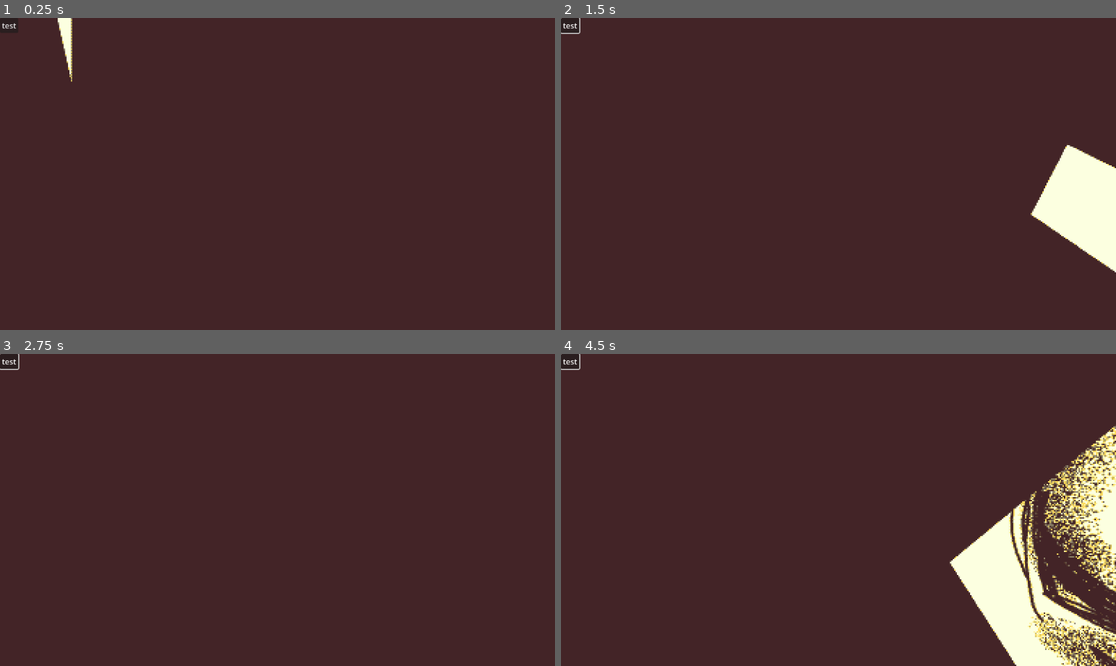
Above: before the commit, frames 1-4 (two rows, left to right).
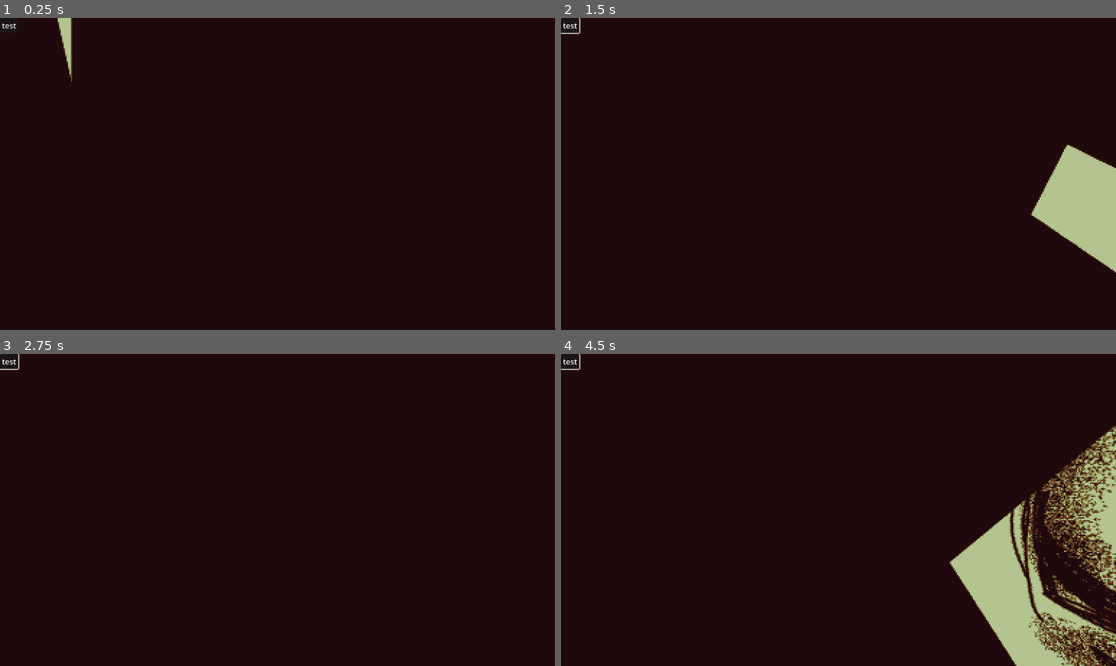
Above: after the commit, the same moments.

Repository: ajud123/screamroulettegame
Game: Godot game, scene res://node_3d.tscn
The game is run twice, just before and just after one commit, with the same random seed, the same clock (stepped at 60 frames per second) and the same inputs.
Inputs (mouse positions are in pixels of both pictures, inside the frame that each line leads up to):
- Up to frame 1 (0.25 s): no input
- Up to frame 2 (1.5 s): click "test" at 0.5 s; tap Enter (ui_accept) at 1.25 s; move the mouse to (866, 174) at 1.27 s; hold W (fwd) from 1.28 s (still down); tap D (r) at 1.35 s
- Up to frame 3 (2.75 s): keep holding W (fwd); tap Enter (ui_accept) at 1.52, 2.27 s; move the mouse to (249, 510) at 2.02 s; tap S (bck) at 2.1 s; tap D (r) at 2.3 s
- Up to frame 4 (4.5 s): keep holding W (fwd); tap Enter (ui_accept) at 2.75, 3.5, 3.77, 4.25 s; move the mouse to (849, 503) at 2.77 s; tap A (l) at 2.85 s; tap D (r) at 3.05, 3.6, 4.35 s; move the mouse to (832, 516) at 3.52 s; move the mouse to (877, 513) at 4.27 s

The runs differ from the first frame. In frame 1, 100% of the frame differs, in the area x 0-100%, y 0-100%; in frame 2, 100%; in frame 3, 100%; in frame 4, 100%.

Commit message:
change colour palette

Diff:
--- a/node_3d.tscn
+++ b/node_3d.tscn
@@ -72,7 +72,7 @@
 material = SubResource("ShaderMaterial_jhvt7")
 size = Vector2(1, 2)
 
-[node name="Node3D" type="Node3D"]
+[node name="d" type="Node3D"]
 
 [node name="Control2" type="Control" parent="."]
 layout_mode = 3
@@ -190,16 +190,15 @@
 size = Vector2(1.39, 3.055)
 
 [node name="greg" type="MeshInstance3D" parent="Control2/SubViewportContainer/SubViewport"]
-transform = Transform3D(1, -5.97015e-05, 0.000247517, 0, 0.972122, 0.234477, -0.000254615, -0.234477, 0.972122, 0, 67.7554, 273.429)
+transform = Transform3D(1, -5.97014e-05, 0.000247517, 0, 0.972122, 0.234477, -0.000254615, -0.234477, 0.972122, 0, 67.7554, 273.429)
 mesh = SubResource("QuadMesh_q7f3l")
 script = ExtResource("7_v3tcd")
-offset = Vector3(0.0700753, 66.3836, 275.22)
+offset = Vector3(0.0700753, 66.3836, 275.221)
 damageMult = 5
 gregDimensions = Vector2(533, 413)
 changeThreshold = 0.5
 
 [node name="the sun" type="DirectionalLight3D" parent="Control2/SubViewportContainer/SubViewport/greg"]
-transform = Transform3D(1, 0, 0, 0, 1, 0, 0, 0, 1, 0, 0, 0)
 light_color = Color(1, 0.47, 0.47, 1)
 light_energy = 0.0
 shadow_enabled = true
Binary file changed: dither/palette_eeve_modified.png
Not shown: 3 places in node_3d.tscn that only renumber resources
